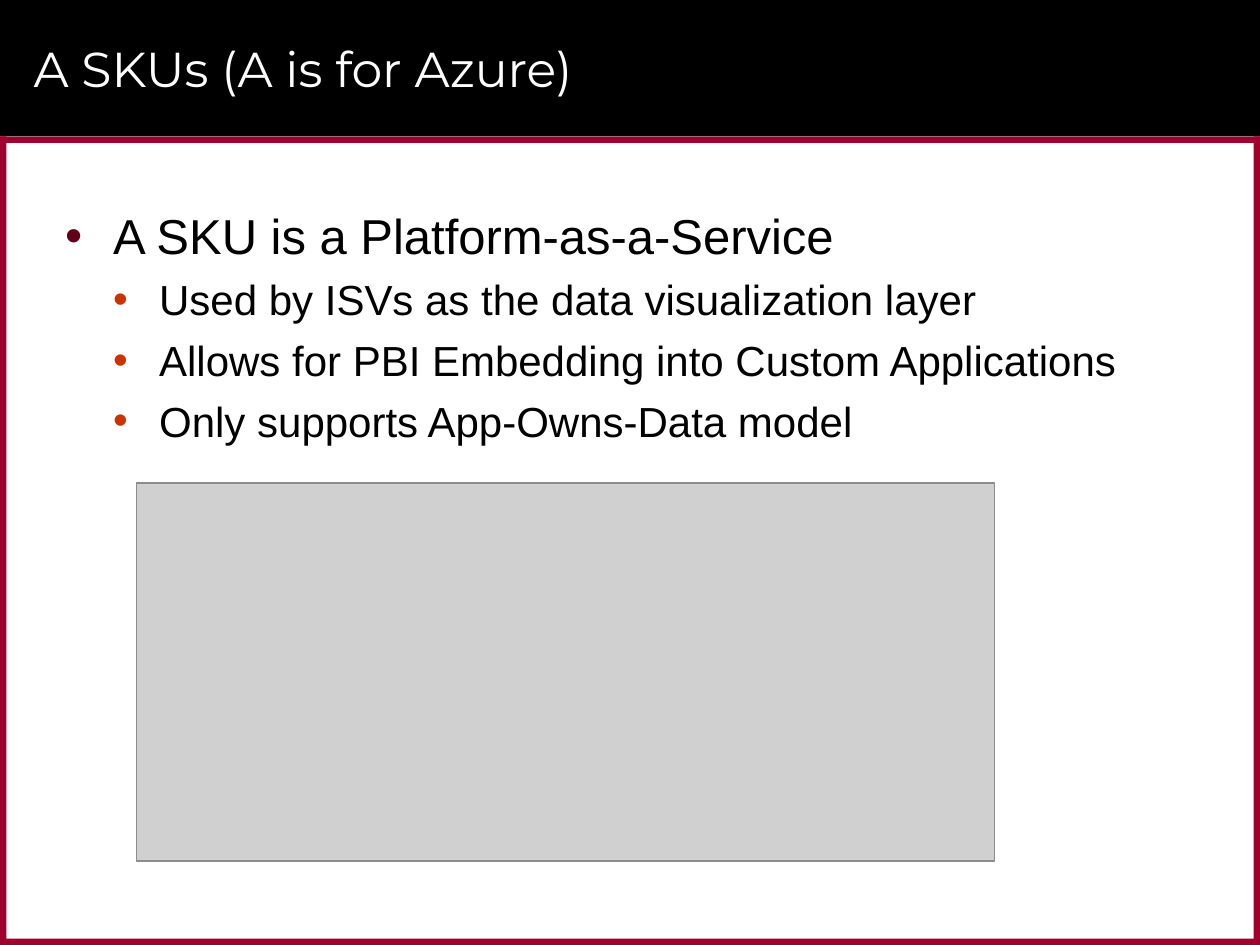
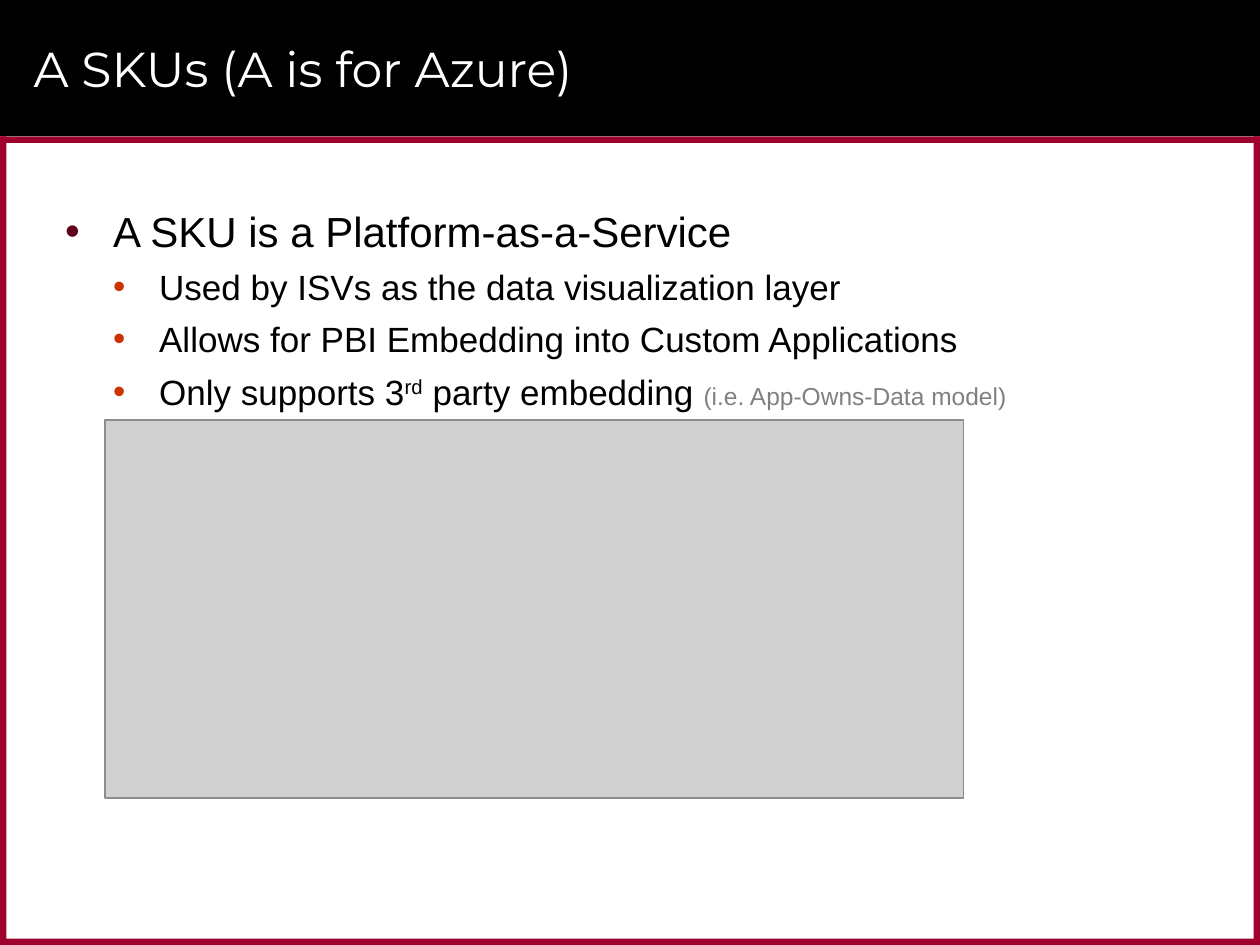
Before and after one commit to CriticalPathTraining/PowerBiEmbedded, a slide deck: slide 19 of Power BI Embedded - December 2017.pptx (slide 21 before the commit). Drawn at 1260x945 pixels with LibreOffice and Linux fonts; fonts in the diff are those of the drawing; grey boxes stand for pictures; background and template pictures are left out. Boxes give left, top, right and bottom in pixels: in the first picture for what was removed or moved away, otherwise in the second. Text is boxed around its words. In the diff, an @@ line names an element or a change of style, - is before the commit and + after.

```diff
--- a/Power BI Embedded - December 2017.pptx
+++ b/Power BI Embedded - December 2017.pptx
@@ text at (113, 216, 957, 359): size 28 to 24 pt in "A SKU is a Platform-as-a-Service"; size 24 to 20 pt in "Used by ISVs as the data visualization ...", "Allows for PBI Embedding into Custom Applications" @@
@@ text at (159, 379, 1006, 411): text changed; size 24 to 20 pt @@
-  • Only supports App-Owns-Data model
+  • Only supports 3rd party embedding (i.e. App-Owns-Data model)
@@ picture: place and size @@
-picture at (136, 483, 994, 861)
+picture at (105, 420, 963, 798)
```
Also in this commit, not shown: 14 other slides changed, 2 slides removed, 1 other file.
